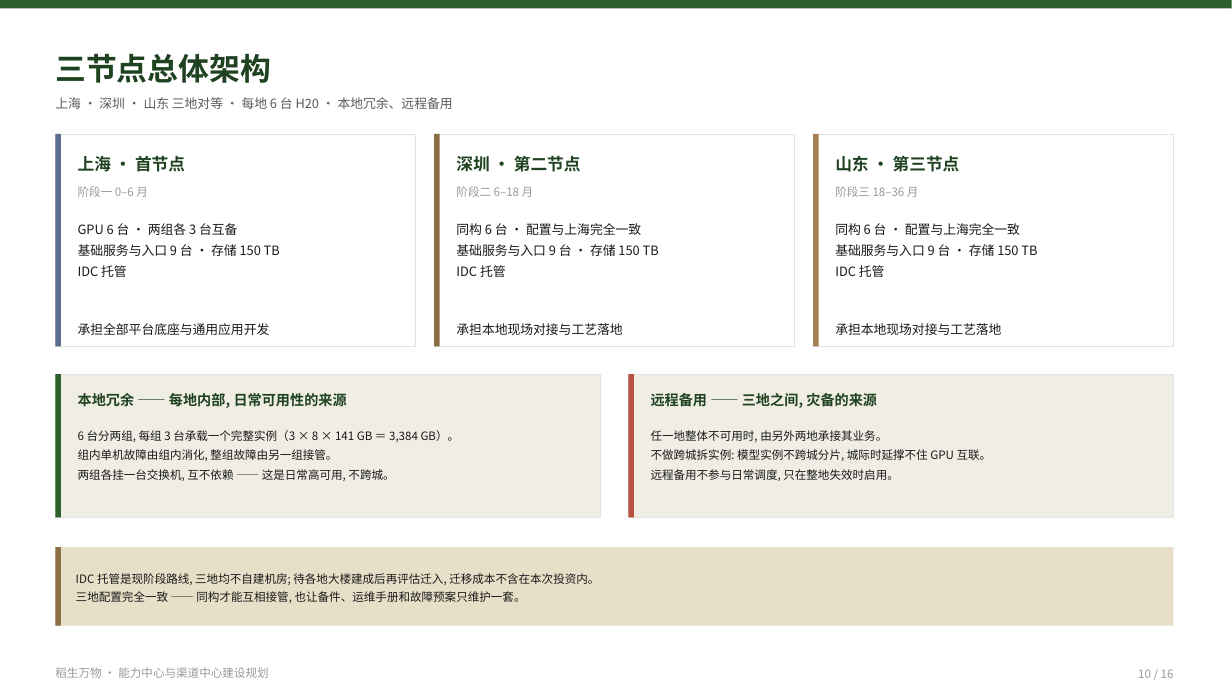
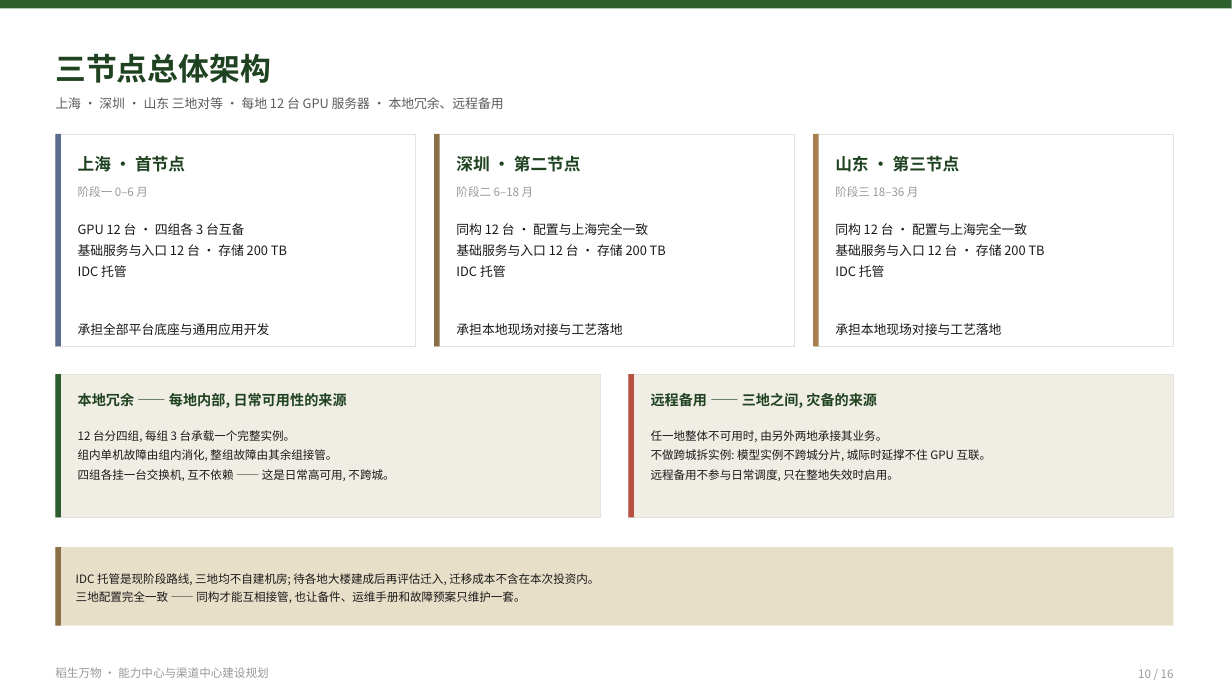
Before and after one commit to jinichen/catfish, a slide deck: slide 10 of projects/daosheng/docs/daosheng-nlzx-v2.budget-appendix-3nodes.pptx. Drawn at 1232x693 pixels with LibreOffice and Linux fonts; fonts in the diff are those of the drawing. Boxes give left, top, right and bottom in pixels: in the first picture for what was removed or moved away, otherwise in the second. Text is boxed around its words. In the diff, an @@ line names an element or a change of style, - is before the commit and + after.

```diff
--- a/projects/daosheng/docs/daosheng-nlzx-v2.budget-appendix-3nodes.pptx
+++ b/projects/daosheng/docs/daosheng-nlzx-v2.budget-appendix-3nodes.pptx
@@ text at bbox=[55, 97, 504, 109]: text changed @@
-上海 · 深圳 · 山东 三地对等 · 每地 6 台 H20 · 本地冗余、远程备用
+上海 · 深圳 · 山东 三地对等 · 每地 12 台 GPU 服务器 · 本地冗余、远程备用
@@ text at bbox=[78, 223, 287, 256]: text changed @@
-GPU 6 台 · 两组各 3 台互备
-基础服务与入口 9 台 · 存储 150 TB
+GPU 12 台 · 四组各 3 台互备
+基础服务与入口 12 台 · 存储 200 TB
@@ text at bbox=[456, 223, 666, 256]: text changed @@
-同构 6 台 · 配置与上海完全一致
-基础服务与入口 9 台 · 存储 150 TB
+同构 12 台 · 配置与上海完全一致
+基础服务与入口 12 台 · 存储 200 TB
@@ text at bbox=[835, 223, 1045, 256]: text changed @@
-同构 6 台 · 配置与上海完全一致
-基础服务与入口 9 台 · 存储 150 TB
+同构 12 台 · 配置与上海完全一致
+基础服务与入口 12 台 · 存储 200 TB
@@ text at bbox=[78, 430, 394, 481]: text changed @@
-6 台分两组, 每组 3 台承载一个完整实例（3 × 8 × 141 GB ＝ 3,384 GB）。
-组内单机故障由组内消化, 整组故障由另一组接管。
-两组各挂一台交换机, 互不依赖 —— 这是日常高可用, 不跨城。
+12 台分四组, 每组 3 台承载一个完整实例。
+组内单机故障由组内消化, 整组故障由其余组接管。
+四组各挂一台交换机, 互不依赖 —— 这是日常高可用, 不跨城。
```
Also in this commit, not shown: 12 other slides changed, 1 other file.
